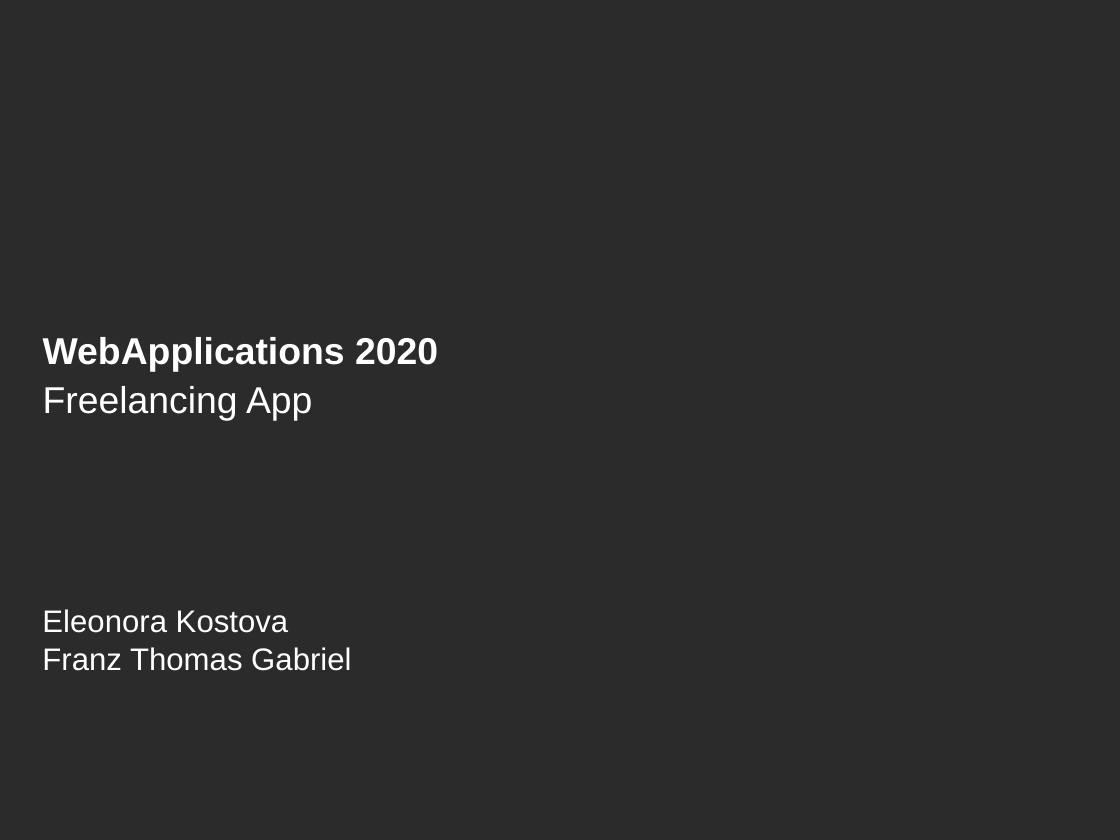
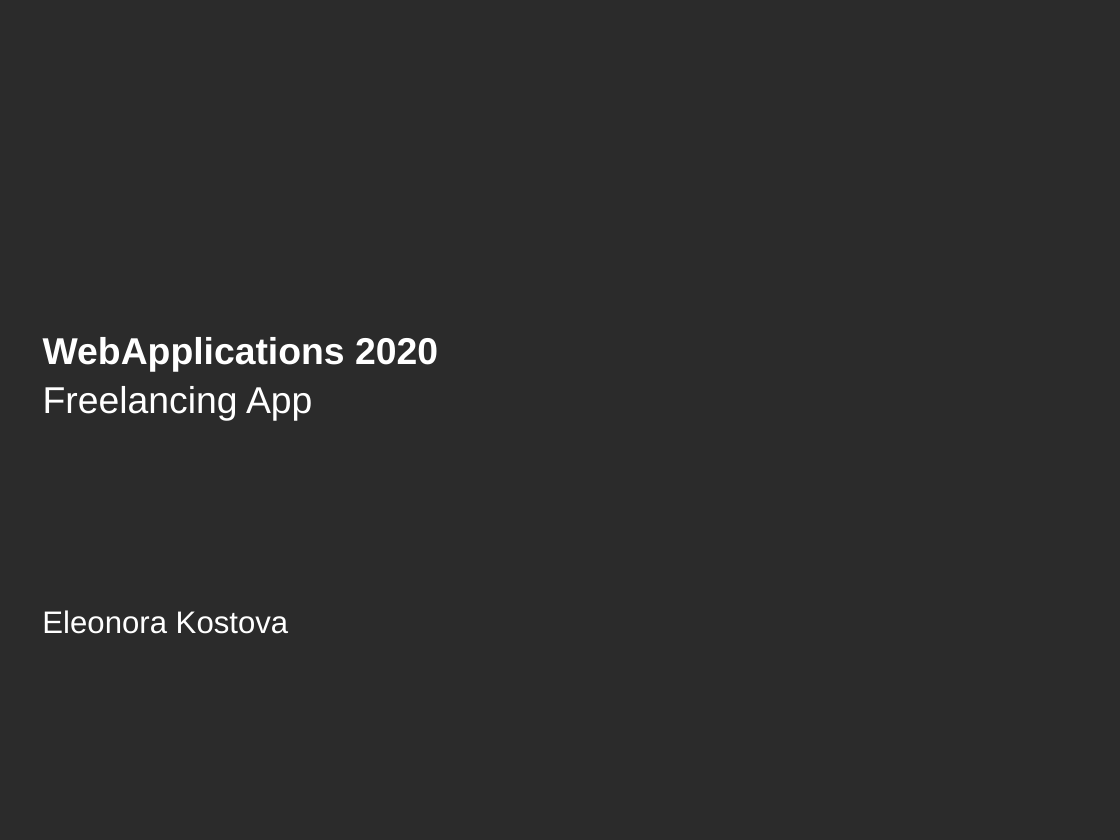
Before and after one commit to kostoele/FreestyleFreelancing_WebbApp2020, a slide deck: slide 1 of presentation/Präsentation.pptx. Drawn at 1120x840 pixels with LibreOffice and Linux fonts; fonts in the diff are those of the drawing; background and template pictures are left out; a plain dark background stands for a picture behind light text. Boxes give left, top, right and bottom in pixels: in the first picture for what was removed or moved away, otherwise in the second. Text is boxed around its words. In the diff, an @@ line names an element or a change of style, - is before the commit and + after.

```diff
--- a/presentation/Präsentation.pptx
+++ b/presentation/Präsentation.pptx
@@ text at bbox=[42, 647, 351, 671]: paragraph removed @@
-Franz Thomas Gabriel
```
Also in this commit, not shown: 3 other slides changed.
